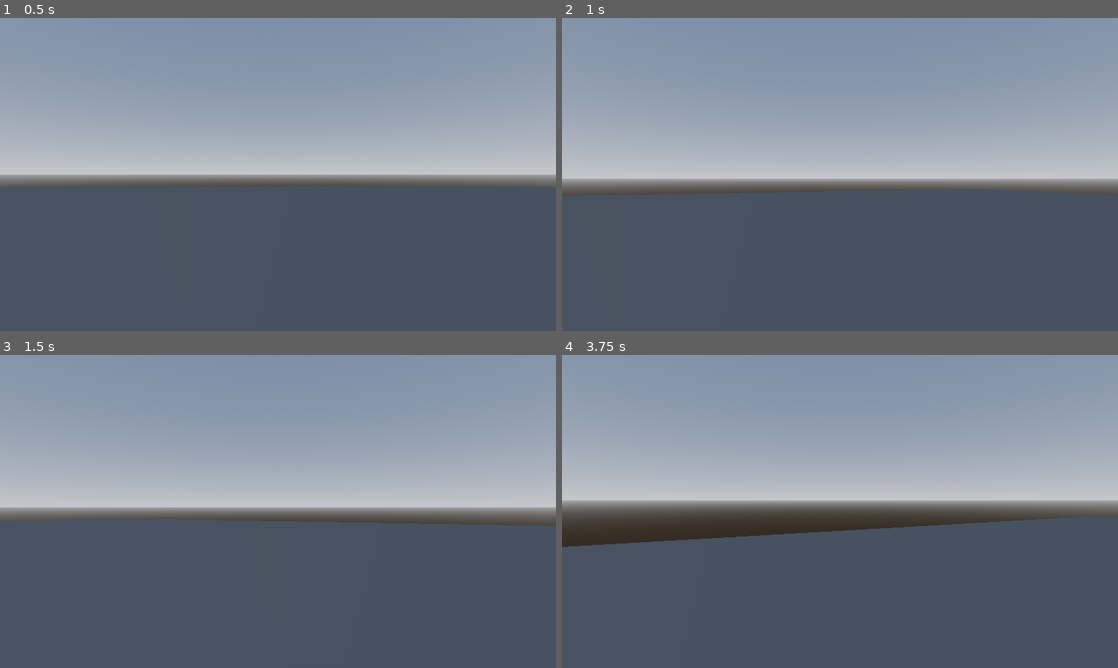
Above: before the commit, frames 1-4 (two rows, left to right).
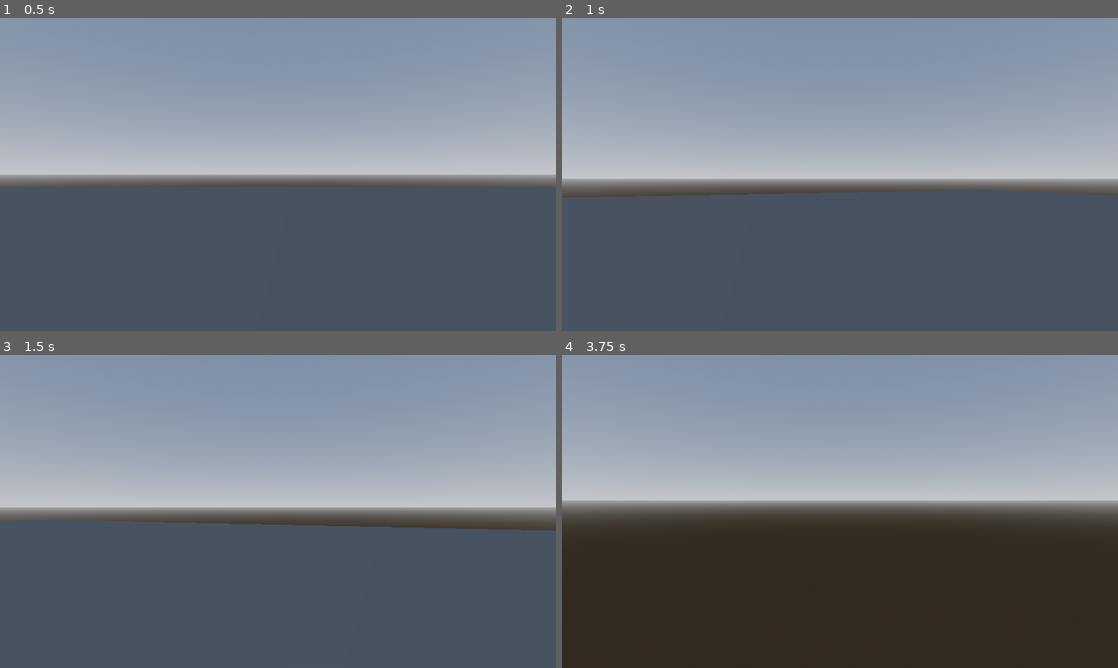
Above: after the commit, the same moments.

Repository: DPM2/GWJ62
Game: Godot game, scene res://main.tscn
Two runs of this game, one before a commit and one after it. Both use one fixed random seed, a clock stepped at 60 frames per second and the inputs below.
Inputs (mouse positions are in pixels of both pictures, inside the frame that each line leads up to):
- Up to frame 1 (0.5 s): no input
- Up to frame 2 (1 s): tap Enter at 0.5 s; move the mouse to (867, 174) at 0.52 s; hold W (up) from 0.53 s (still down); hold Shift (run, bound only after the commit) from 0.53 s (still down); tap Space (jump) at 0.77 s
- Up to frame 3 (1.5 s): keep holding W (up); move the mouse to (250, 511) at 1.27 s; release Shift (run, bound only after the commit) at 1.28 s; tap Shift (run, bound only after the commit) at 1.35 s
- Up to frame 4 (3.75 s): keep holding W (up); tap Space (jump) at 1.52, 3.02 s; move the mouse to (851, 505) at 2.02 s; hold Shift (run, bound only after the commit) 2.03-2.78 s; move the mouse to (834, 517) at 2.77 s; tap Shift (run, bound only after the commit) at 2.85 s; move the mouse to (878, 514) at 3.52 s; hold Shift (run, bound only after the commit) from 3.53 s (still down)

Frame 1 is identical in both runs. In frame 2, 0.3% of the frame differs, in the area x 0-100%, y 54-58%; in frame 3, 0.9%; in frame 4, 44%, in the area x 0-100%, y 51-100%.

Commit message:
Added running funcionality

Diff:
--- a/gd/player.gd
+++ b/gd/player.gd
@@ -3,6 +3,7 @@
 
 const SPEED = 5.0
 const JUMP_VELOCITY = 4.5
+const RUN_MULT = 2.0
 
 const mouse_sensitivity = .005
 
@@ -26,7 +27,10 @@
 	# As good practice, you should replace UI actions with custom gameplay actions.
 	var input_dir = Input.get_vector("left", "right", "up", "down")
 	var direction = (transform.basis * Vector3(input_dir.x, 0, input_dir.y)).normalized()
-	if direction:
+	if Input.is_action_pressed("run") and input_dir.y<0:
+		velocity.x = direction.x * SPEED * RUN_MULT
+		velocity.z = direction.z * SPEED * RUN_MULT
+	elif direction:
 		velocity.x = direction.x * SPEED
 		velocity.z = direction.z * SPEED
 	else:
--- a/project.godot
+++ b/project.godot
@@ -48,3 +48,8 @@
 "events": [Object(InputEventKey,"resource_local_to_scene":false,"resource_name":"","device":-1,"window_id":0,"alt_pressed":false,"shift_pressed":false,"ctrl_pressed":false,"meta_pressed":false,"pressed":false,"keycode":0,"physical_keycode":83,"key_label":0,"unicode":115,"echo":false,"script":null)
 ]
 }
+run={
+"deadzone": 0.5,
+"events": [Object(InputEventKey,"resource_local_to_scene":false,"resource_name":"","device":-1,"window_id":0,"alt_pressed":false,"shift_pressed":false,"ctrl_pressed":false,"meta_pressed":false,"pressed":false,"keycode":0,"physical_keycode":4194325,"key_label":0,"unicode":0,"echo":false,"script":null)
+]
+}
